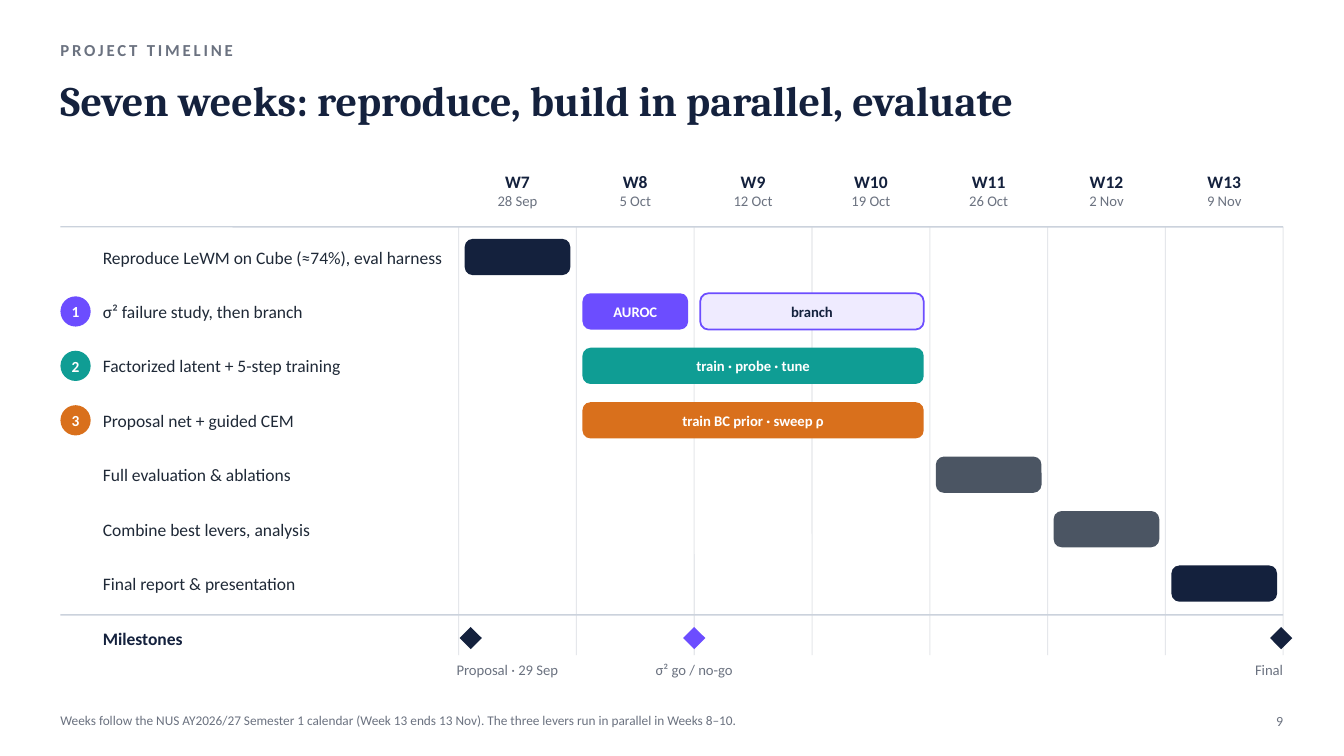
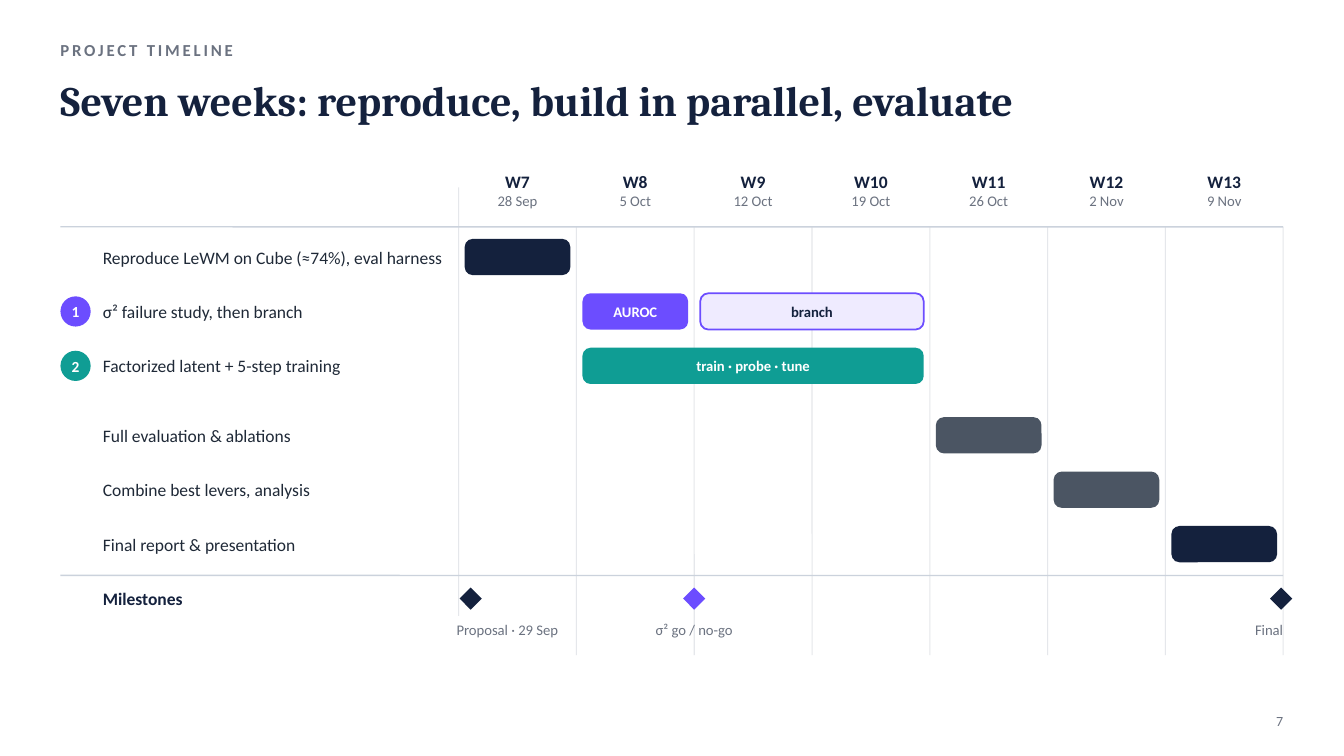
Before and after one commit to JaspinXu/uncertainty-aware-lewm, a slide deck: slide 7 of report/slides/CS5478_proposal_milestone.pptx (slide 9 before the commit). Drawn at 1344x756 pixels with LibreOffice and Linux fonts; fonts in the diff are those of the drawing. Boxes give left, top, right and bottom in pixels: in the first picture for what was removed or moved away, otherwise in the second. Text is boxed around its words. In the diff, an @@ line names an element or a change of style, - is before the commit and + after.

```diff
--- a/report/slides/CS5478_proposal_milestone.pptx
+++ b/report/slides/CS5478_proposal_milestone.pptx
@@ ellipse removed at (60,405,91,436) @@
-3
@@ text removed at (103,415,294,430) @@
-Proposal net + guided CEM
@@ rounded rectangle removed at (583,402,925,439) @@
@@ text removed at (682,416,824,429) @@
-train BC prior · sweep ρ
@@ 7 texts, 3 rounded rectangles, 3 diamonds, 2 lines: place and size @@
-7 texts, 3 rounded rectangles, 3 diamonds, 2 lines at (60,227,1293,678)
+7 texts, 3 rounded rectangles, 3 diamonds, 2 lines at (60,188,1293,638)
@@ text removed at (60,715,736,727) @@
-Weeks follow the NUS AY2026/27 Semester 1 calendar (Week 13 ends 13 Nov). The three levers run in parallel in Weeks 8–10.
@@ text at (1276,717,1283,726): text changed @@
-9
+7
```
Also in this commit, not shown: 12 other slides changed, 2 slides removed, 2 other files.
